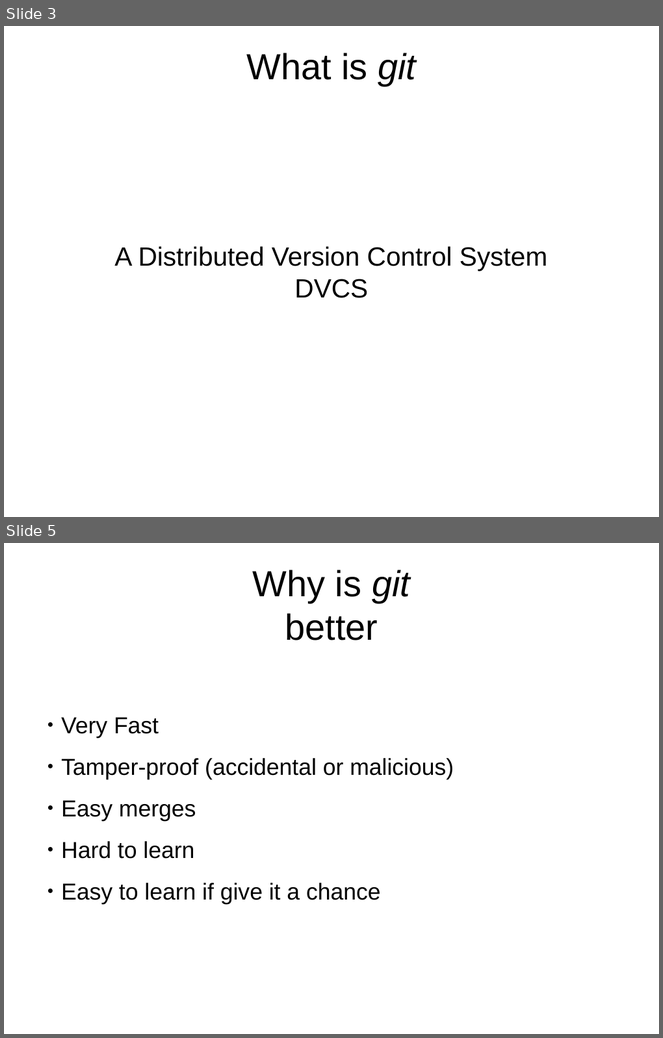
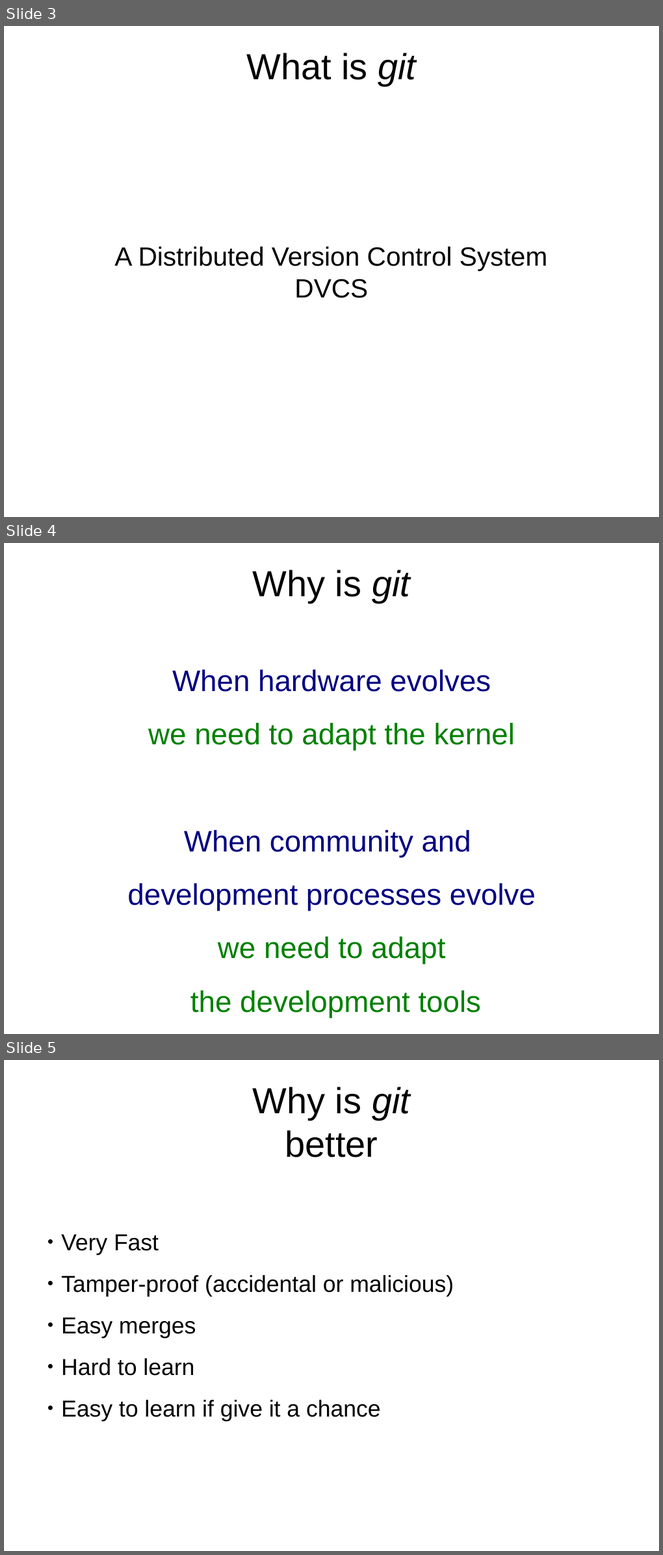
Before and after one commit to bmwiedemann/susegitvortrag, a slide deck: LunchNLearn-Git.odp. Shown one above the other, each under a label of ours: slides 3 and 5 before the commit, slides 3, 4 and 5 after it; the slides between them are not shown. The pictures are 663x1038 and 663x1555 pixels, drawn with LibreOffice and Linux fonts; fonts in the diff are those of the drawing. Boxes give left, top, right and bottom in pixels: in the first picture for what was removed or moved away, otherwise in the second. Text is boxed around its words. In the diff, an @@ line names an element or a change of style, - is before the commit and + after.

```diff
--- a/LunchNLearn-Git.odp
+++ b/LunchNLearn-Git.odp
@@ slide 4 added at (4,543,659,1034), background #FFFFFF @@
@@ title added at (253,570,410,603), 44 pt, text #000000 @@
+Why is git
@@ text added at (128,670,536,1018), 36 pt, text #000080 @@
+When hardware evolves
+we need to adapt the kernel
+When community and
+development processes evolve
+we need to adapt
+the development tools
```
Also in this commit, not shown: 2 slides changed, 1 other file.
